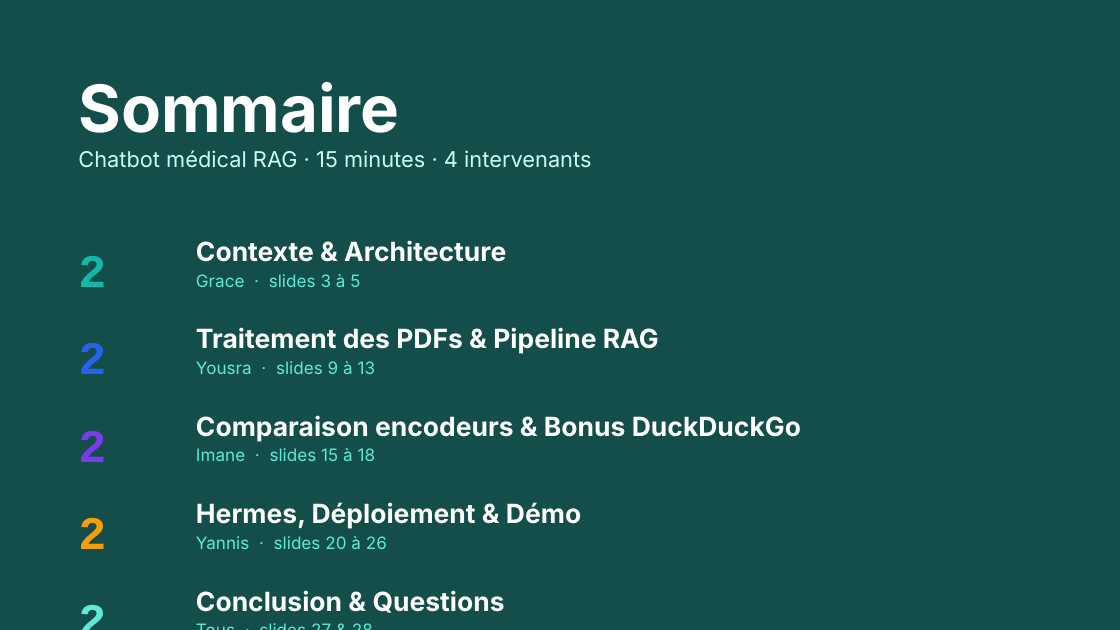
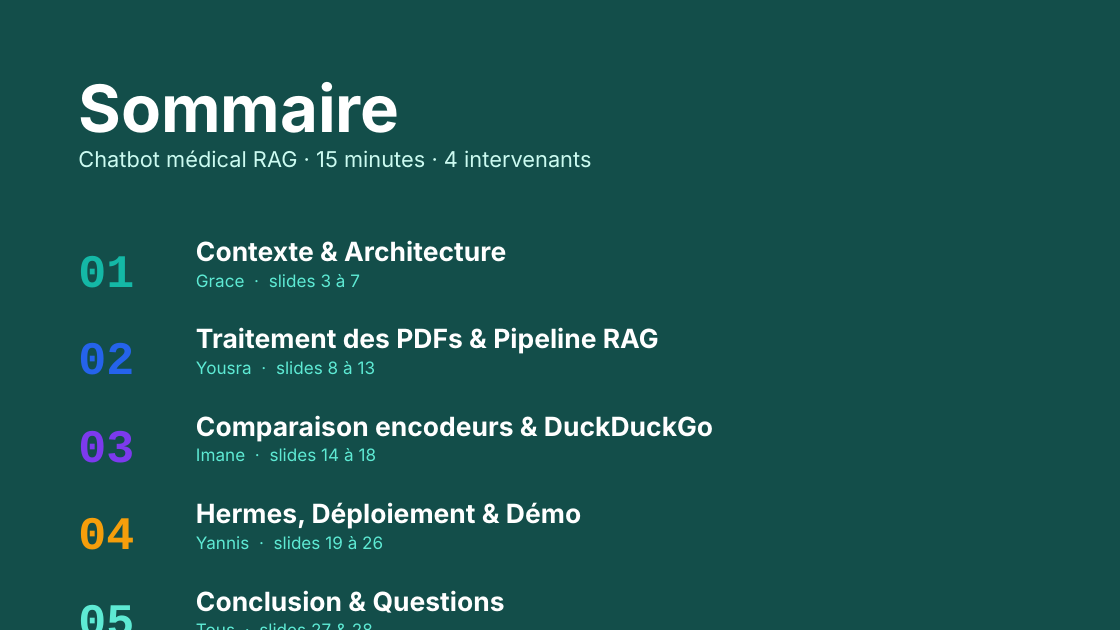
Before and after one commit to YousraWsites/-chatbot-medical-s6, a slide deck: slide 2 of docs/soutenance.pptx. Drawn at 1120x630 pixels with LibreOffice and Linux fonts; fonts in the diff are those of the drawing. Boxes give left, top, right and bottom in pixels: in the first picture for what was removed or moved away, otherwise in the second. Text is boxed around its words. In the diff, an @@ line names an element or a change of style, - is before the commit and + after.

```diff
--- a/docs/soutenance.pptx
+++ b/docs/soutenance.pptx
@@ text at (78,256,134,288): text changed @@
-2
+01
@@ text at (196,274,360,287): text changed @@
-Grace · slides 3 à 5
+Grace · slides 3 à 7
@@ text at (78,343,134,375): text changed @@
-2
+02
@@ text at (196,415,713,461): text changed @@
-Comparaison encodeurs & Bonus DuckDuckGo
-Imane · slides 15 à 18
+Comparaison encodeurs & DuckDuckGo
+Imane · slides 14 à 18
@@ text at (78,431,134,463): text changed @@
-2
+03
@@ text at (78,518,134,550): text changed @@
-2
+04
@@ text at (196,536,383,549): text changed @@
-Yannis · slides 20 à 26
+Yannis · slides 19 à 26
@@ text at (78,590,185,630): text changed @@
-2
+05
```
Also in this commit, not shown: 20 other slides changed, 1 other file.
